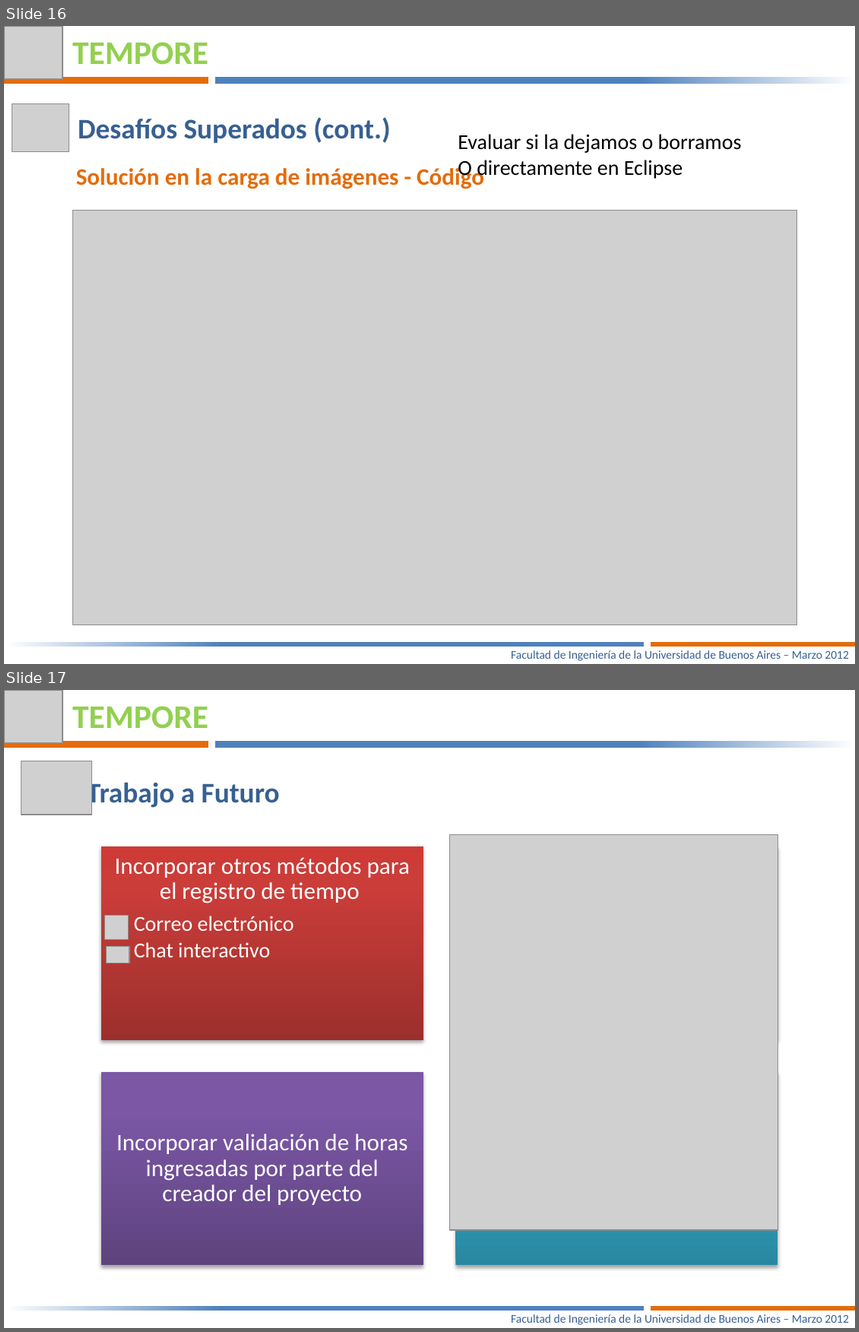
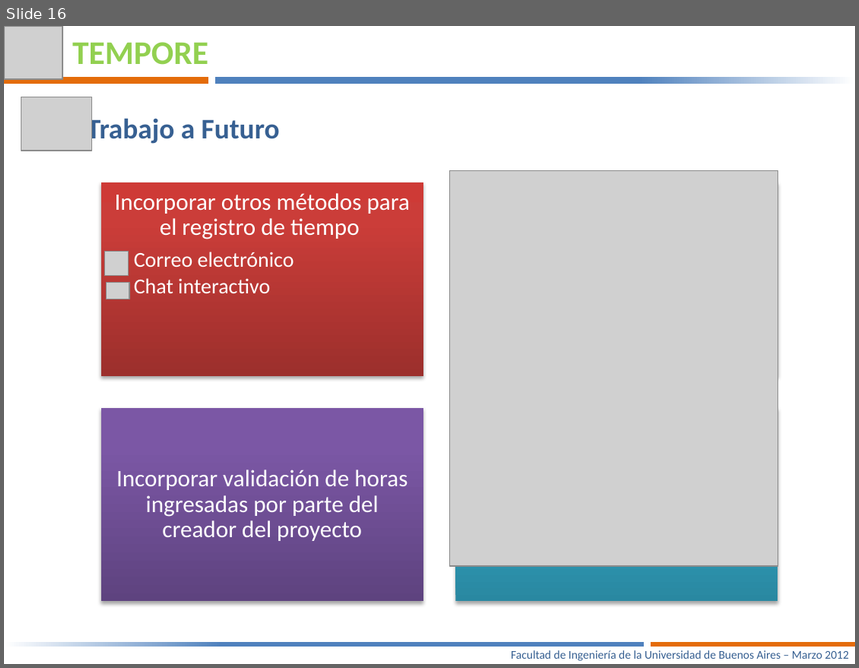
Before and after one commit to joshishimla99/tempore, a slide deck: docs/Presentacion Final/Tempore – Manejá tus tiempos-V6.pptx. Shown one above the other, each under a label of ours: slides 16 and 17 before the commit, slide 16 after it. The pictures are 859x1332 and 859x668 pixels, drawn with LibreOffice and Linux fonts; fonts in the diff are those of the drawing; grey boxes stand for pictures. Boxes give left, top, right and bottom in pixels: in the first picture for what was removed or moved away, otherwise in the second. Text is boxed around its words. In the diff, an @@ line names an element or a change of style, - is before the commit and + after.

```diff
--- a/docs/Presentacion Final/Tempore – Manejá tus tiempos-V6.pptx
+++ b/docs/Presentacion Final/Tempore – Manejá tus tiempos-V6.pptx
@@ slide 16 removed at [4, 26, 855, 664], background #FFFFFF @@
@@ picture removed at [4, 26, 63, 80] @@
@@ text removed at [72, 42, 208, 65] @@
-TEMPORE
@@ rectangle removed at [4, 77, 208, 84] @@
@@ rectangle removed at [215, 77, 855, 84] @@
@@ picture removed at [12, 104, 69, 152] @@
@@ text removed at [78, 117, 390, 143] @@
-Desafíos Superados (cont.)
@@ text removed at [458, 134, 742, 180] @@
-Evaluar si la dejamos o borramos
-O directamente en Eclipse
@@ text removed at [76, 165, 484, 189] @@
-Solución en la carga de imágenes - Código
@@ picture removed at [73, 210, 797, 625] @@
@@ rectangle removed at [4, 642, 644, 646] @@
@@ text removed at [511, 651, 848, 661] @@
-Facultad de Ingeniería de la Universidad de Buenos Aires – Marzo 2012
@@ rectangle removed at [651, 642, 855, 646] @@
@@ what was slide 17 is now slide 16 @@
```
Also in this commit, not shown: 4 slides changed, 6 other files.
